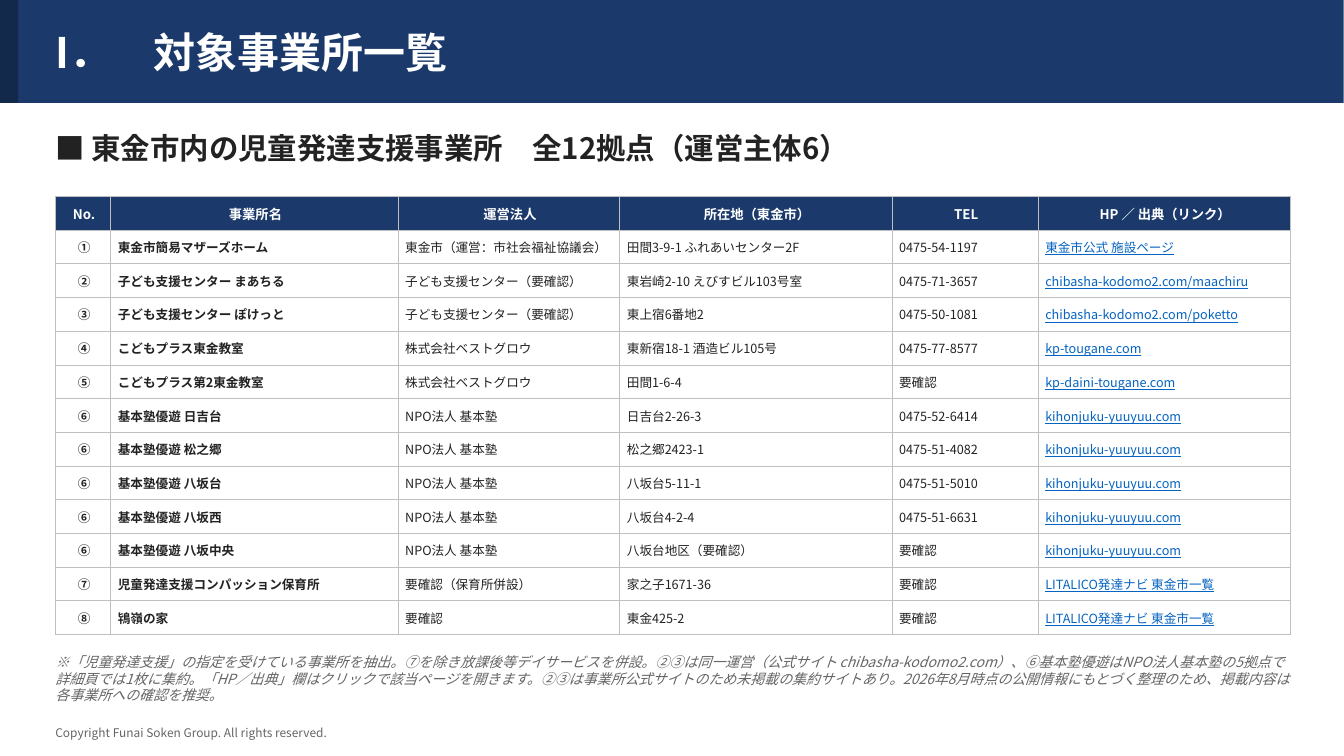
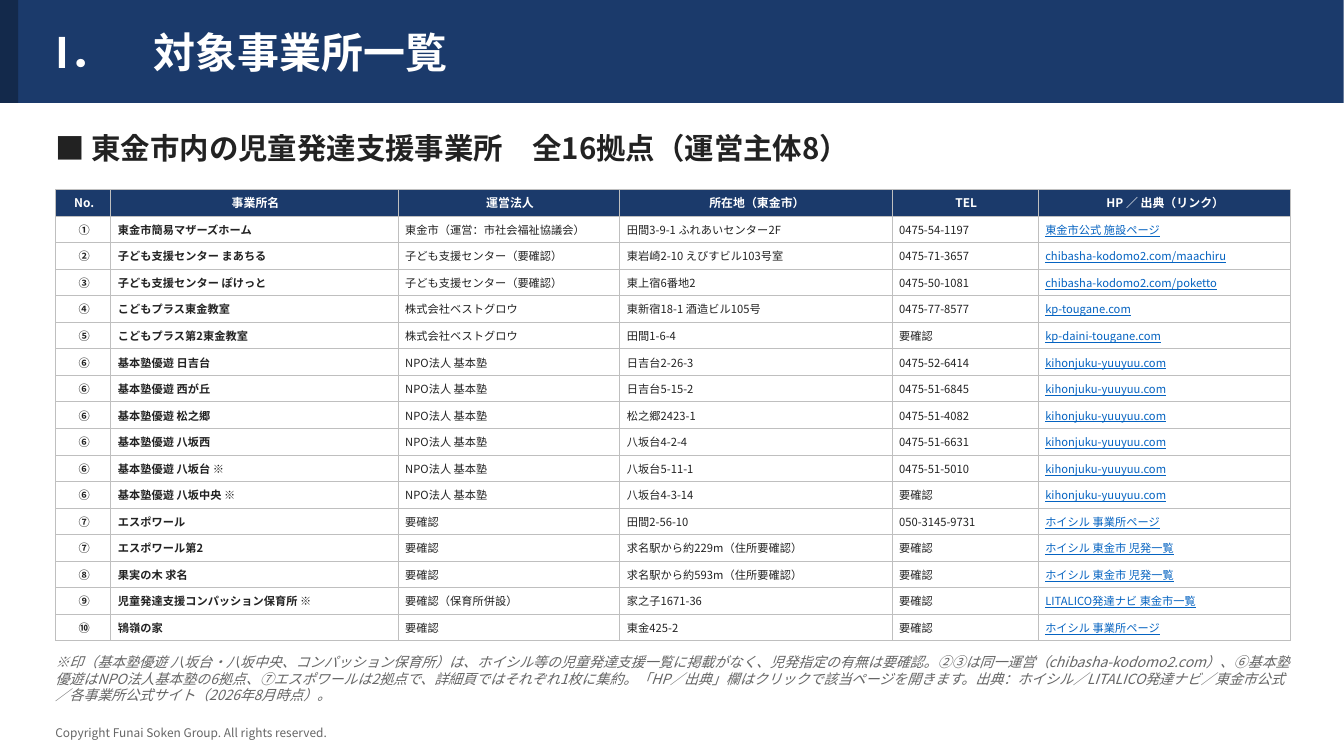
Before and after one commit to efejdjeifienfneafnwaj/-, a slide deck: slide 2 of 東金市_児童発達支援_事業所調査.pptx. Drawn at 1344x756 pixels with LibreOffice and Linux fonts; fonts in the diff are those of the drawing. Boxes give left, top, right and bottom in pixels: in the first picture for what was removed or moved away, otherwise in the second. Text is boxed around its words. In the diff, an @@ line names an element or a change of style, - is before the commit and + after.

```diff
--- a/東金市_児童発達支援_事業所調査.pptx
+++ b/東金市_児童発達支援_事業所調査.pptx
@@ text at (x1=91, y1=134, x2=849, y2=162): text changed @@
-■ 東金市内の児童発達支援事業所 全12拠点（運営主体6）
+■ 東金市内の児童発達支援事業所 全16拠点（運営主体8）
@@ table at (x1=55, y1=190, x2=1291, y2=641) @@
+row 8: ⑥ | 基本塾優遊 西が丘 | NPO法人 基本塾 | 日吉台5-15-2 | 0475-51-6845 | kihonjuku-yuuyuu.com
-row 9: ⑥ | 基本塾優遊 八坂台 | NPO法人 基本塾 | 八坂台5-11-1 | 0475-51-5010 | kihonjuku-yuuyuu.com
-row 11: ⑥ | 基本塾優遊 八坂中央 | NPO法人 基本塾 | 八坂台地区（要確認） | 要確認 | kihonjuku-yuuyuu.com
-row 12: ⑦ | 児童発達支援コンパッション保育所 | 要確認（保育所併設） | 家之子1671-36 | 要確認 | LITALICO発達ナビ 東金市一覧
-row 13: ⑧ | 鴇嶺の家 | 要確認 | 東金425-2 | 要確認 | LITALICO発達ナビ 東金市一覧
+row 11: ⑥ | 基本塾優遊 八坂台 ※ | NPO法人 基本塾 | 八坂台5-11-1 | 0475-51-5010 | kihonjuku-yuuyuu.com
+row 12: ⑥ | 基本塾優遊 八坂中央 ※ | NPO法人 基本塾 | 八坂台4-3-14 | 要確認 | kihonjuku-yuuyuu.com
+row 13: ⑦ | エスポワール | 要確認 | 田間2-56-10 | 050-3145-9731 | ホイシル 事業所ページ
+row 14: ⑦ | エスポワール第2 | 要確認 | 求名駅から約229m（住所要確認） | 要確認 | ホイシル 東金市 児発一覧
+row 15: ⑧ | 果実の木 求名 | 要確認 | 求名駅から約593m（住所要確認） | 要確認 | ホイシル 東金市 児発一覧
+row 16: ⑨ | 児童発達支援コンパッション保育所 ※ | 要確認（保育所併設） | 家之子1671-36 | 要確認 | LITALICO発達ナビ 東金市一覧
+row 17: ⑩ | 鴇嶺の家 | 要確認 | 東金425-2 | 要確認 | ホイシル 事業所ページ
@@ table resized from (x1=55, y1=197, x2=1291, y2=635) to (x1=55, y1=190, x2=1291, y2=641) @@
@@ text at (x1=55, y1=655, x2=1289, y2=701): text changed @@
-※「児童発達支援」の指定を受けている事業所を抽出。⑦を除き放課後等デイサービスを併設。②③は同一運営（公式サイト chibasha-kodomo2.com）、⑥基本塾優遊はNPO法人基本塾の5拠点で詳細頁では1枚に集約。「HP／出典」欄はクリックで該当ページを開きます。②③は事業所公式サイトのため未掲載の集約サイトあり。2026年8月時点の公開情報にもとづく整理のため、掲載内容は各事業所への確認を推奨。
+※印（基本塾優遊 八坂台・八坂中央、コンパッション保育所）は、ホイシル等の児童発達支援一覧に掲載がなく、児発指定の有無は要確認。②③は同一運営（chibasha-kodomo2.com）、⑥基本塾優遊はNPO法人基本塾の6拠点、⑦エスポワールは2拠点で、詳細頁ではそれぞれ1枚に集約。「HP／出典」欄はクリックで該当ページを開きます。出典：ホイシル／LITALICO発達ナビ／東金市公式／各事業所公式サイト（2026年8月時点）。
```
Also in this commit, not shown: 5 other slides changed, 2 slides added.
